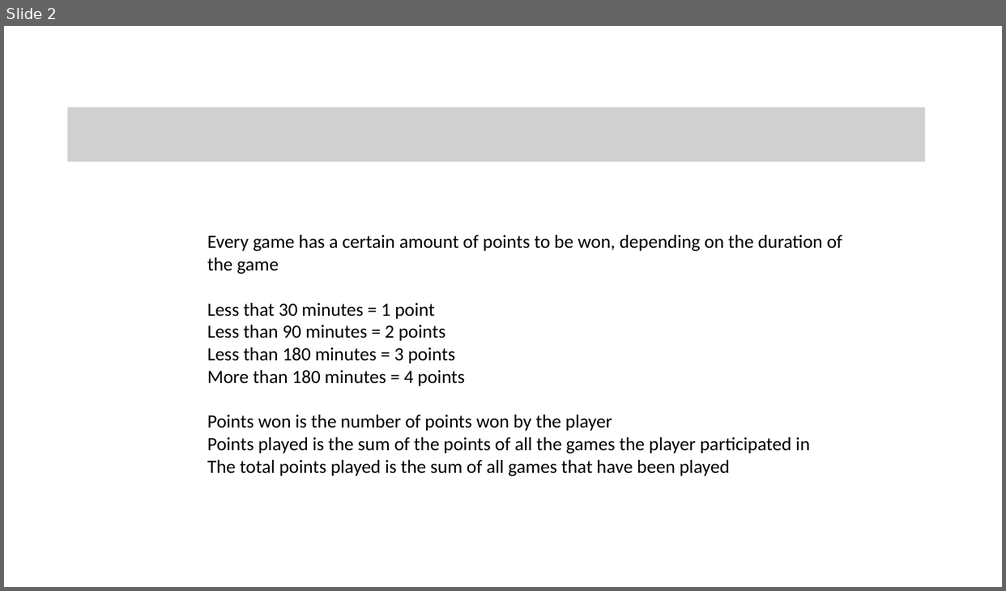
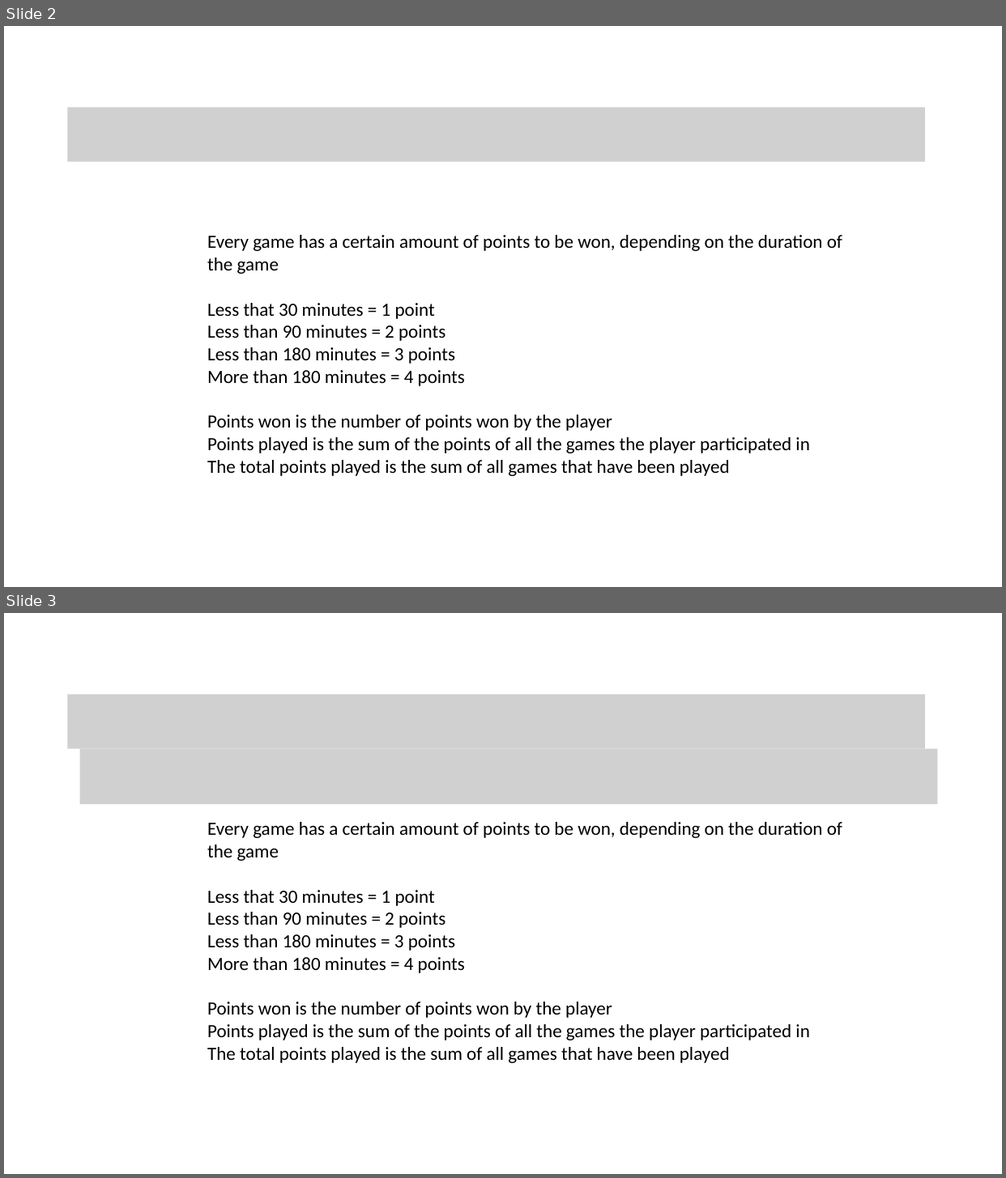
Before and after one commit to janheindejong/bunnik_tournament, a slide deck: scores.pptx. Shown one above the other, each under a label of ours: slide 2 before the commit, slides 2 and 3 after it. The pictures are 1006x591 and 1006x1178 pixels, drawn with LibreOffice and Linux fonts; fonts in the diff are those of the drawing; grey boxes stand for pictures. Boxes give left, top, right and bottom in pixels: in the first picture for what was removed or moved away, otherwise in the second. Text is boxed around its words. In the diff, an @@ line names an element or a change of style, - is before the commit and + after.

```diff
--- a/scores.pptx
+++ b/scores.pptx
@@ slide 3 added at (4, 613, 1002, 1174), background #FFFFFF @@
@@ picture added at (68, 695, 926, 749) @@
@@ picture added at (79, 748, 938, 804) @@
@@ text added at (207, 822, 842, 1063), 18 pt, text #000000 @@
+Every game has a certain amount of points to be won, depending on the duration of the game
+Less that 30 minutes = 1 point
+Less than 90 minutes = 2 points
+Less than 180 minutes = 3 points
+More than 180 minutes = 4 points
+Points won is the number of points won by the player
+Points played is the sum of the points of all the games the player participated in
+The total points played is the sum of all games that have been played
```
Also in this commit, not shown: 3 other files.
